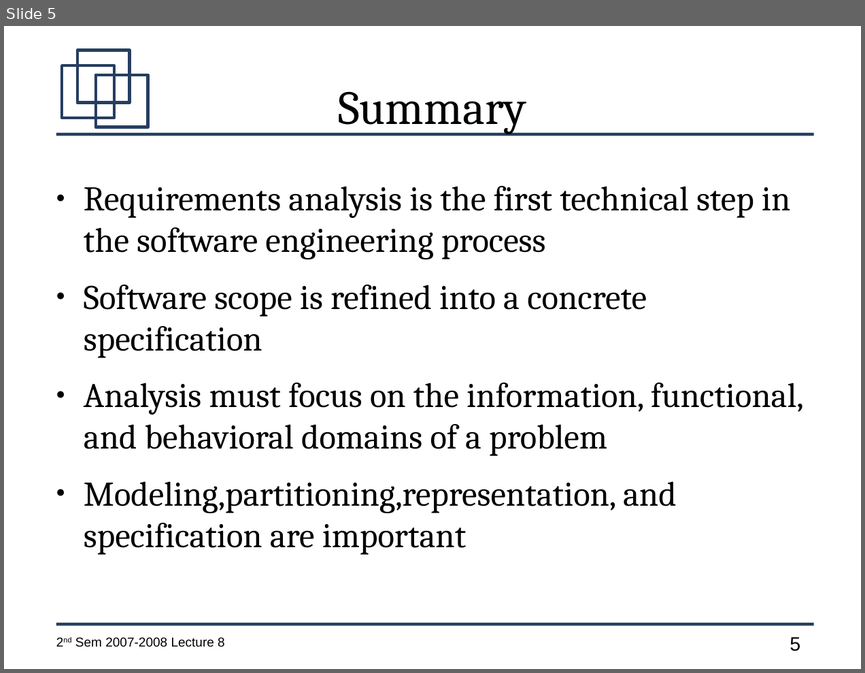
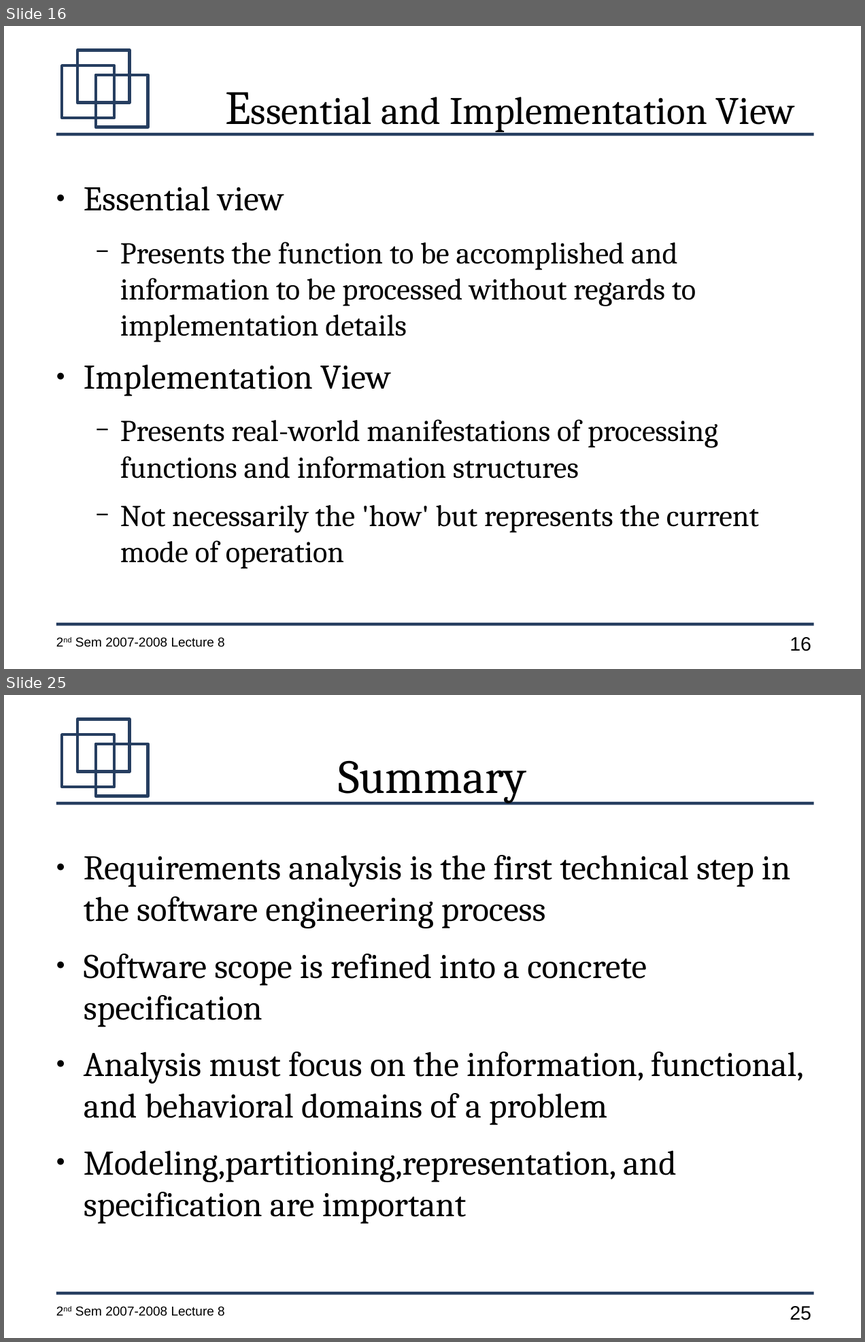
Before and after one commit to jachermocilla/jach-homepage, a slide deck: CMSC128-2nd-Sem-2007-L9.odp. Shown one above the other, each under a label of ours: slide 5 before the commit, slides 16 and 25 after it; the slides between them are not shown. The pictures are 865x673 and 865x1342 pixels, drawn with LibreOffice and Linux fonts; fonts in the diff are those of the drawing. Boxes give left, top, right and bottom in pixels: in the first picture for what was removed or moved away, otherwise in the second. Text is boxed around its words. In the diff, an @@ line names an element or a change of style, - is before the commit and + after.

```diff
--- a/CMSC128-2nd-Sem-2007-L9.odp
+++ b/CMSC128-2nd-Sem-2007-L9.odp
@@ slide 16 added at [4, 26, 861, 669], background #FFFFFF; not listed: 7 template elements that a slide beside it also shows @@
@@ title added at [381, 97, 795, 132], 36 pt, text #000000 @@
+Essential and Implementation View
@@ text added at [84, 186, 759, 569], 28 pt, text #000000 @@
+● Essential view
+  − Presents the function to be accomplished and information to be processed without regards to implementation details
+● Implementation View
+  − Presents real-world manifestations of processing functions and information structures
+  − Not necessarily the 'how' but represents the current mode of operation
@@ what was slide 5 is now slide 25 @@
@@ page number at [789, 1306, 811, 1320]: text changed @@
-5
+25
```
Also in this commit, not shown: 1 slide changed, 19 other slides added.
